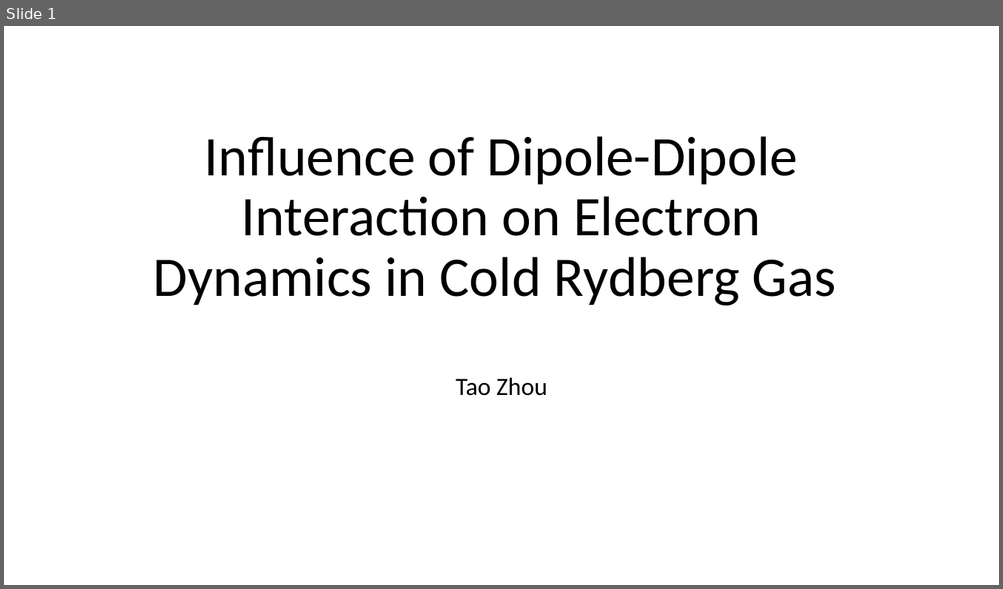
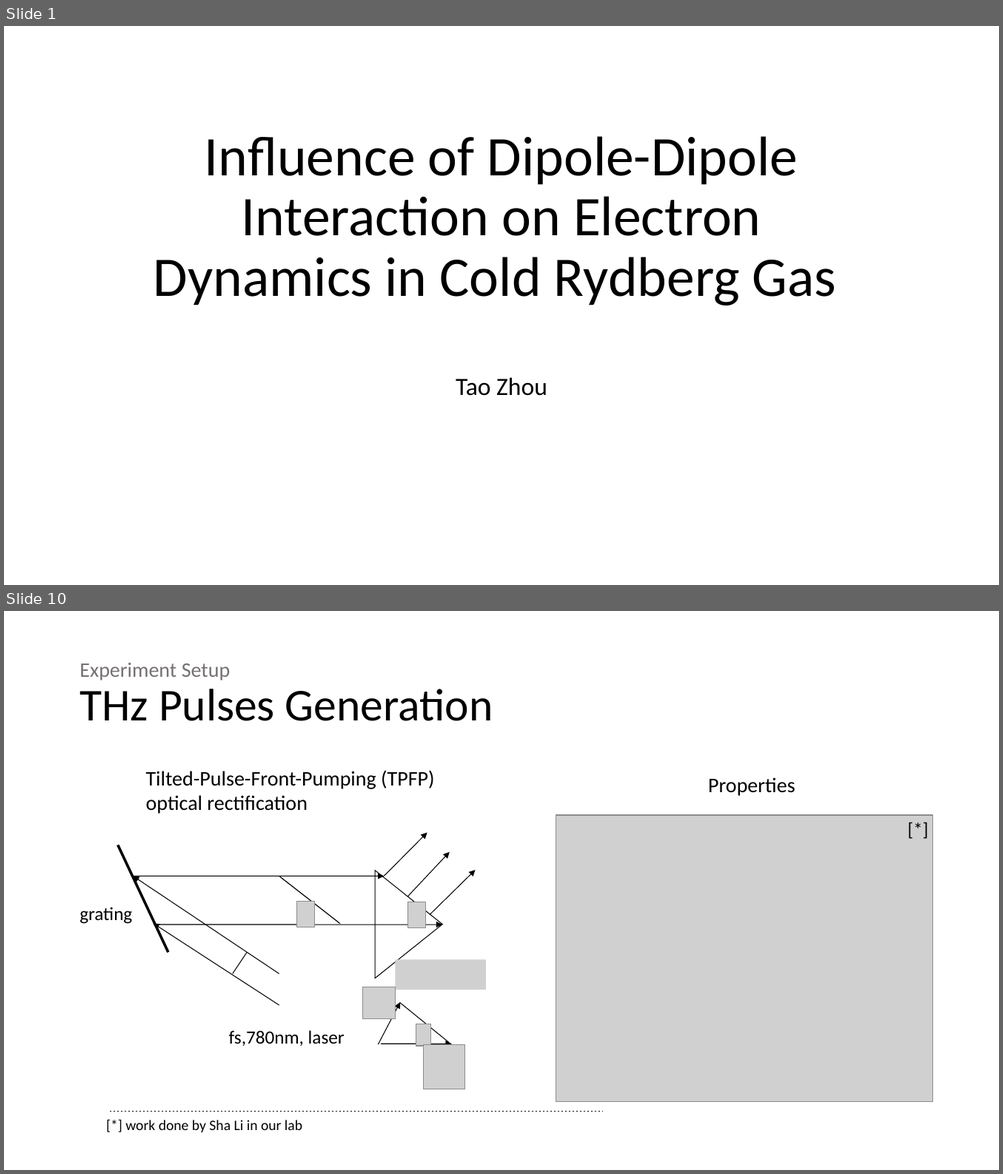
Before and after one commit to 545zhou/PHD-thesis, a slide deck: Presentation1.pptx. Shown one above the other, each under a label of ours: slide 1 before the commit, slides 1 and 10 after it; the slides between them are not shown. The pictures are 1003x589 and 1003x1174 pixels, drawn with LibreOffice and Linux fonts; fonts in the diff are those of the drawing; grey boxes stand for pictures. Boxes give left, top, right and bottom in pixels: in the first picture for what was removed or moved away, otherwise in the second. Text is boxed around its words. In the diff, an @@ line names an element or a change of style, - is before the commit and + after.

```diff
--- a/Presentation1.pptx
+++ b/Presentation1.pptx
@@ slide 10 added at (4, 611, 999, 1170), background #FFFFFF @@
@@ title added at (79, 663, 493, 721), 44 pt, text #000000 @@
+Experiment Setup
+THz Pulses Generation
@@ text added at (146, 770, 434, 814), 20 pt, text #000000 @@
+Tilted-Pulse-Front-Pumping (TPFP) optical rectification
@@ text added at (708, 777, 795, 796), 20 pt, text #000000 @@
+Properties
@@ picture added at (555, 815, 932, 1102) @@
@@ text added at (908, 817, 954, 840), 18 pt, text #000000 @@
+[*]
@@ group added at (79, 832, 486, 1046): 7 arrows, 3 lines, 3 pictures, 2 texts, 1 triangle @@
+fs,780nm, laser
+grating
@@ group added at (363, 988, 464, 1090): 3 pictures, 2 arrows, 1 line @@
@@ line added from (109, 1112) to (603, 1112), #000000 0.5 pt dashed @@
@@ text added at (125, 1120, 302, 1133), 14 pt, text #000000 @@
+[*] work done by Sha Li in our lab
```
Also in this commit, not shown: 2 slides changed, 27 other slides added, 1 slide removed, 2 other files.
